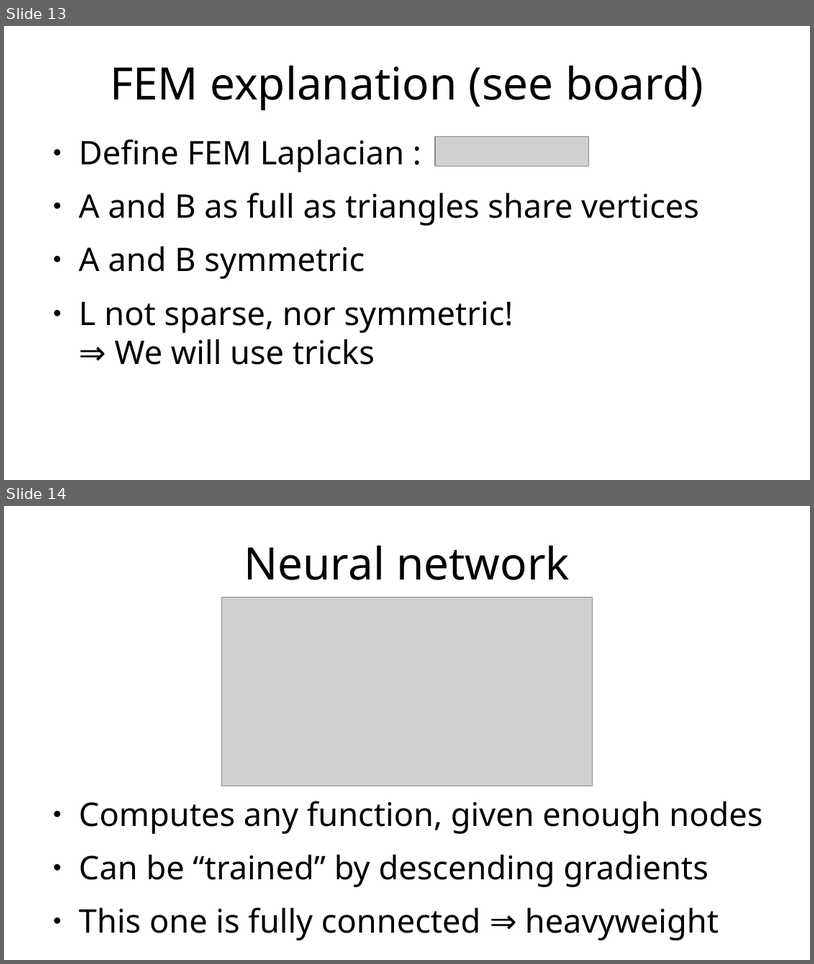
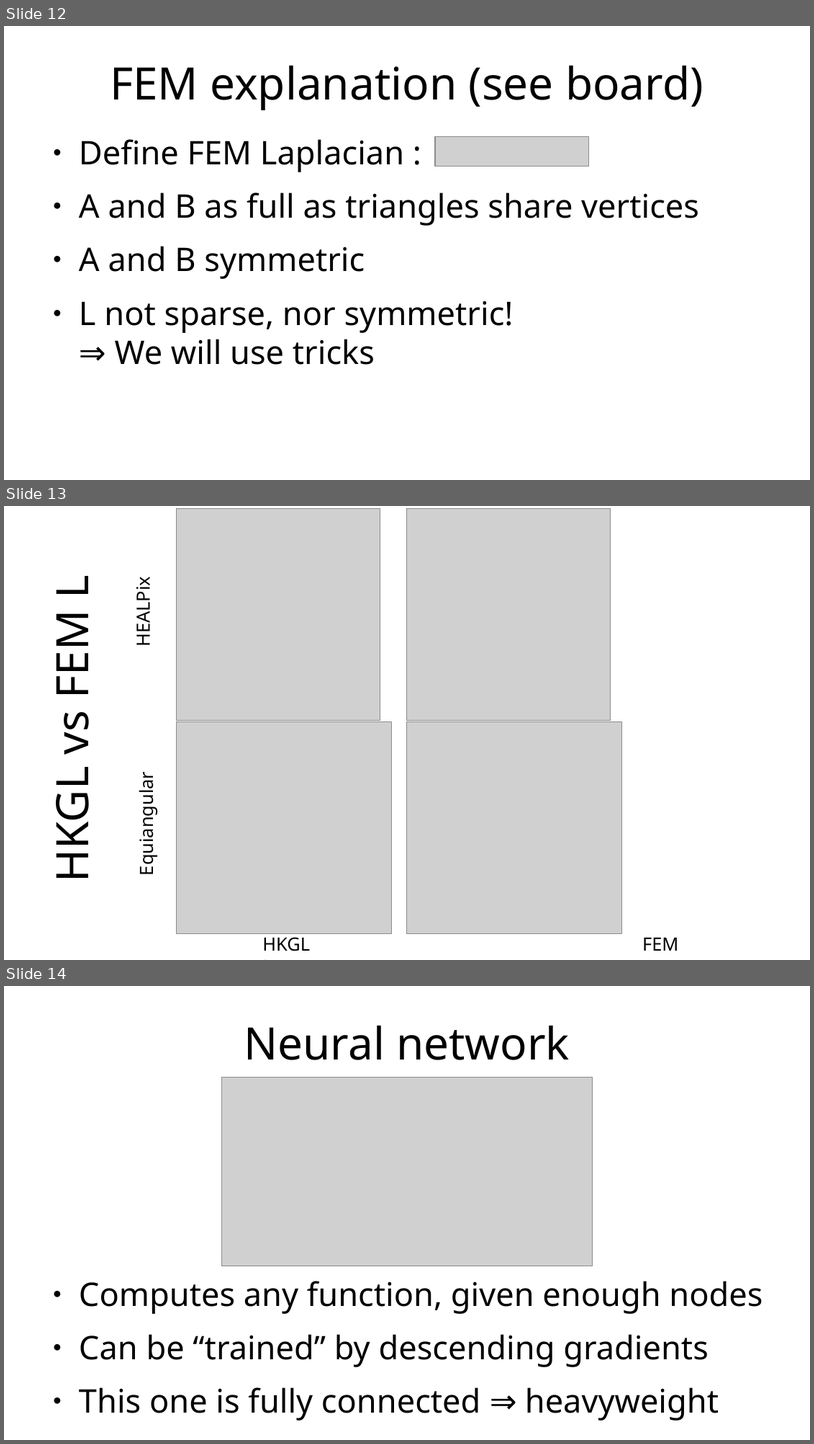
Before and after one commit to maltherd/deepsphere-fem, a slide deck: presentation.odp. Shown one above the other, each under a label of ours: slides 13 and 14 before the commit, slides 12, 13 and 14 after it. The pictures are 814x964 and 814x1444 pixels, drawn with LibreOffice and Linux fonts; fonts in the diff are those of the drawing; grey boxes stand for pictures; background and template pictures are left out. Boxes give left, top, right and bottom in pixels: in the first picture for what was removed or moved away, otherwise in the second. Text is boxed around its words. In the diff, an @@ line names an element or a change of style, - is before the commit and + after.

```diff
--- a/presentation.odp
+++ b/presentation.odp
@@ slide 13 added at <box>4,506,810,960</box>, background #FFFFFF @@
@@ picture added at <box>176,509,380,721</box> @@
@@ picture added at <box>406,509,611,721</box> @@
@@ title added at <box>41,577,103,878</box>, 44 pt, text #000000 @@
+HKGL vs FEM L
@@ text added at <box>130,583,155,645</box>, 18 pt, text #000000 @@
+HEALPix
@@ picture added at <box>176,722,392,934</box> @@
@@ picture added at <box>406,722,622,934</box> @@
@@ text added at <box>134,782,159,873</box>, 18 pt, text #000000 @@
+Equiangular
@@ text added at <box>262,937,679,951</box>, 18 pt, text #000000 @@
+HKGL FEM L
@@ what was slide 13 is now slide 12 @@
```
Also in this commit, not shown: 2 slides changed, 2 other slides added, 2 slides removed, 2 other files.
